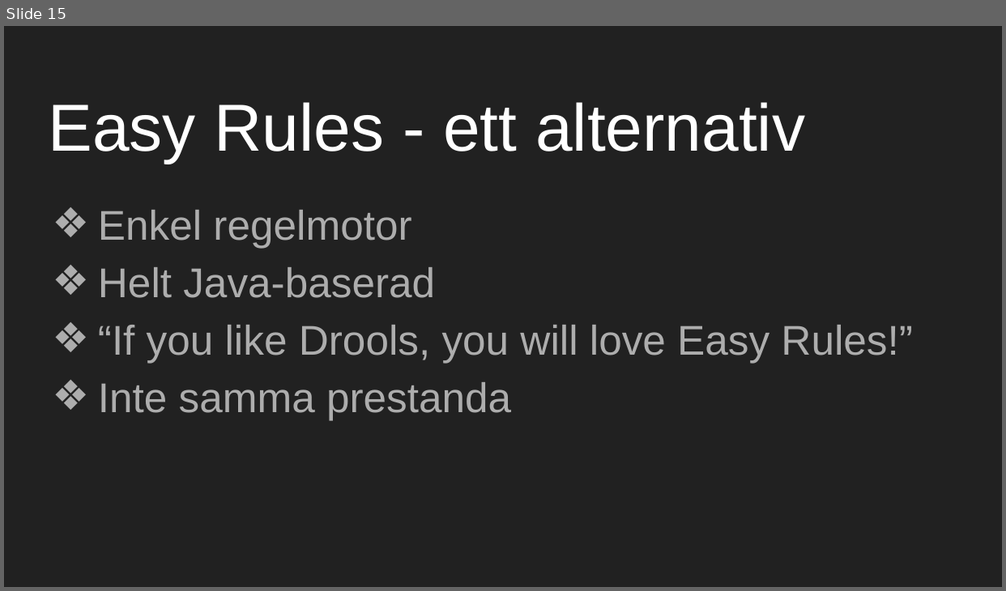
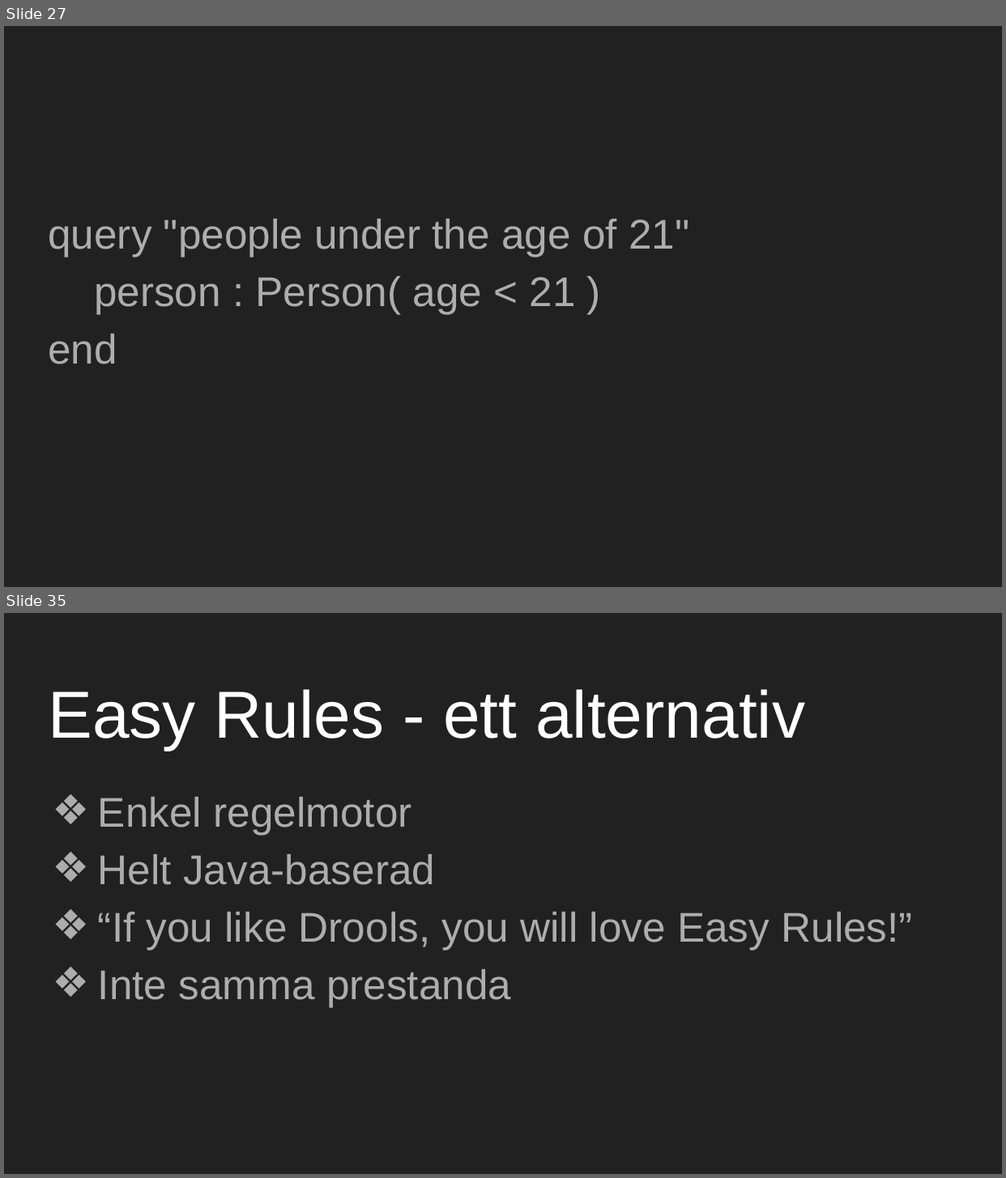
Before and after one commit to mejsla/stepup-drools-2019, a slide deck: docs/Regelmotorer.pptx. Shown one above the other, each under a label of ours: slide 15 before the commit, slides 27 and 35 after it; the slides between them are not shown. The pictures are 1006x591 and 1006x1178 pixels, drawn with LibreOffice and Linux fonts; fonts in the diff are those of the drawing. Boxes give left, top, right and bottom in pixels: in the first picture for what was removed or moved away, otherwise in the second. Text is boxed around its words. In the diff, an @@ line names an element or a change of style, - is before the commit and + after.

```diff
--- a/docs/Regelmotorer.pptx
+++ b/docs/Regelmotorer.pptx
@@ slide 27 added at <box>4,26,1002,587</box>, background #212121 @@
@@ text added at <box>48,219,689,365</box>, 30 pt, text #ADADAD @@
+query "people under the age of 21"
+person : Person( age < 21 )
+end
@@ what was slide 15 is now slide 35 @@
```
Also in this commit, not shown: 3 slides changed, 20 other slides added, 1 slide removed.
